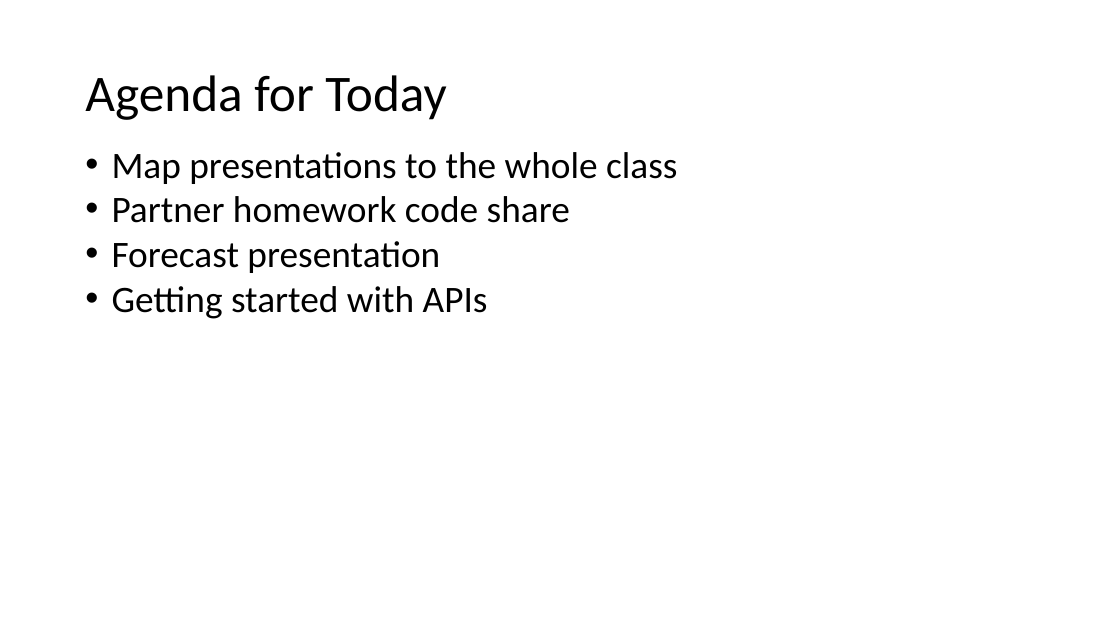
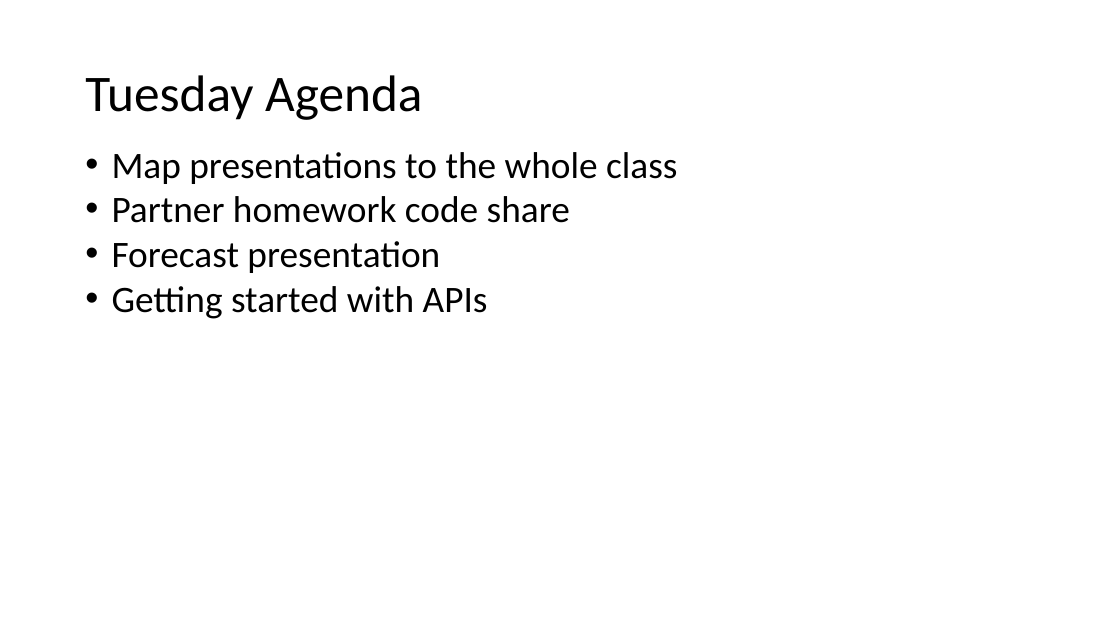
Before and after one commit to HAS-Tools-2023/Course-Materials23, a slide deck: slide 3 of Class_Notes/Week12_API.pptx. Drawn at 1120x630 pixels with LibreOffice and Linux fonts; fonts in the diff are those of the drawing. Boxes give left, top, right and bottom in pixels: in the first picture for what was removed or moved away, otherwise in the second. Text is boxed around its words. In the diff, an @@ line names an element or a change of style, - is before the commit and + after.

```diff
--- a/Class_Notes/Week12_API.pptx
+++ b/Class_Notes/Week12_API.pptx
@@ title at box(85, 75, 422, 120): text changed @@
-Agenda for Today
+Tuesday Agenda
```
Also in this commit, not shown: 2 slides added.
